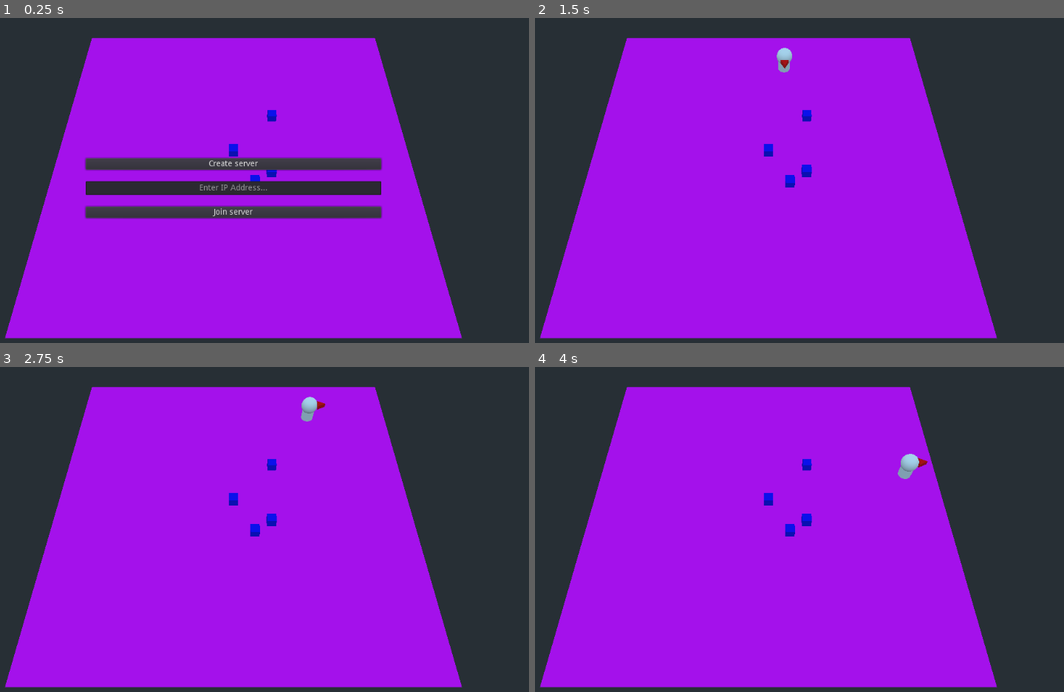
Above: before the commit, frames 1-4 (two rows, left to right).
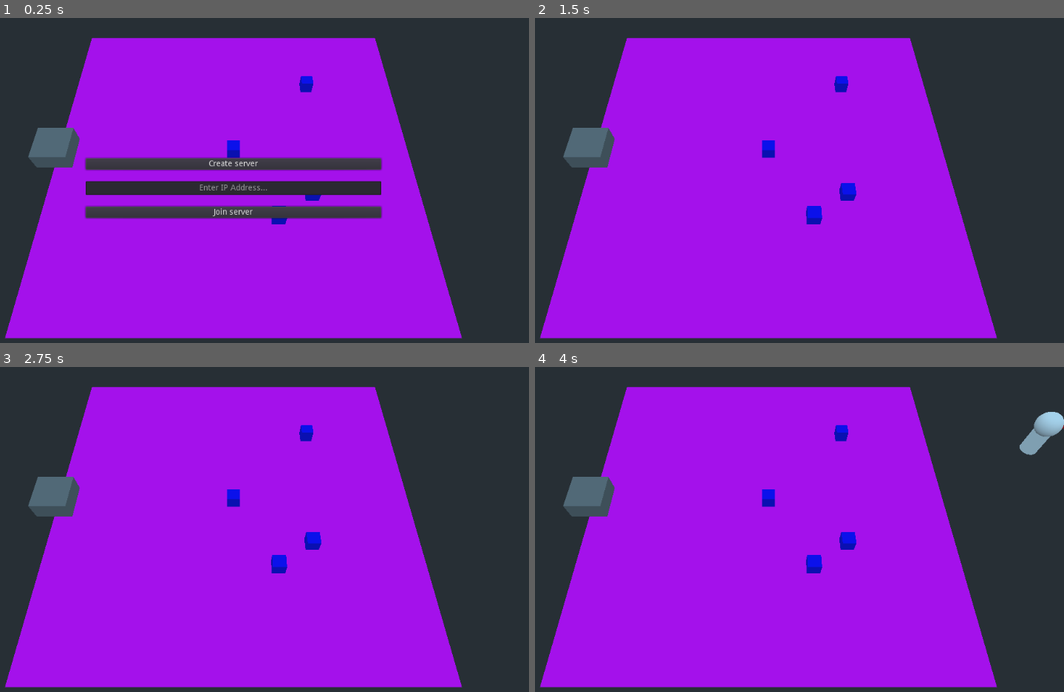
Above: after the commit, the same moments.

Repository: ogilliland/overcooked-warehouse-game
Game: Godot game, scene res://scenes/title_screen.tscn
The game is run twice, just before and just after one commit, with the same random seed, the same clock (stepped at 60 frames per second) and the same inputs.
Inputs (mouse positions are in pixels of both pictures, inside the frame that each line leads up to):
- Up to frame 1 (0.25 s): no input
- Up to frame 2 (1.5 s): click (767, 187) at 0.52 s; type "12" at 0.6 s; click "Create server" at 1.25 s
- Up to frame 3 (2.75 s): tap Enter at 2 s; hold D (move_right) from 2.03 s (still down); hold Space (interact) from 2.03 s (still down)
- Up to frame 4 (4 s): release D (move_right) at 2.78 s; release Space (interact) at 2.78 s; hold S (move_down) 2.78-3.53 s; tap Space (interact) at 2.85 s; hold D (move_right) from 3.53 s (still down); hold Space (interact) from 3.53 s (still down)

The runs differ from the first frame. In frame 1, 1.5% of the frame differs, in the area x 5-61%, y 17-64%; in frame 2, 1.9%; in frame 3, 2.0%; in frame 4, 2.6%, in the area x 5-100%, y 13-64%.

Commit message:
Consistent object scaling

Diff:
--- a/scenes/camera.tscn
+++ b/scenes/camera.tscn
@@ -3,8 +3,8 @@
 [node name="CameraPos" type="Spatial"]
 
 [node name="Pivot" type="Spatial" parent="."]
-transform = Transform( 1, 0, 0, 0, 0.5, 0.866025, 0, -0.866025, 0.5, 0, 0, 0 )
+transform = Transform( 1, 0, 0, 0, 0.5, 0.866025, 0, -0.866025, 0.5, 0, 0, 1.25 )
 
 [node name="Camera" type="Camera" parent="Pivot"]
-transform = Transform( 1, 0, 0, 0, 1, 0, 0, 0, 1, 0, 0, 20 )
+transform = Transform( 1, 0, 0, 0, 1, 0, 0, 0, 1, 0, 0, 10 )
 fov = 50.0
--- a/scenes/game.tscn
+++ b/scenes/game.tscn
@@ -1,11 +1,12 @@
-[gd_scene load_steps=6 format=2]
+[gd_scene load_steps=7 format=2]
 
 [ext_resource path="res://scenes/item.tscn" type="PackedScene" id=1]
 [ext_resource path="res://scenes/camera.tscn" type="PackedScene" id=2]
 [ext_resource path="res://scripts/game.gd" type="Script" id=3]
+[ext_resource path="res://scenes/workstation.tscn" type="PackedScene" id=4]
 
 [sub_resource type="PlaneMesh" id=1]
-size = Vector2( 20, 20 )
+size = Vector2( 10, 10 )
 
 [sub_resource type="SpatialMaterial" id=2]
 albedo_color = Color( 1, 0, 1, 1 )
@@ -14,7 +15,6 @@
 script = ExtResource( 3 )
 
 [node name="CameraPos" parent="." instance=ExtResource( 2 )]
-transform = Transform( 1, 0, 0, 0, 1, 0, 0, 0, 1, 0, 0, 2.5 )
 
 [node name="Floor" type="MeshInstance" parent="."]
 mesh = SubResource( 1 )
@@ -30,3 +30,6 @@
 
 [node name="Item4" parent="." instance=ExtResource( 1 )]
 transform = Transform( 1, 0, 0, 0, 1, 0, 0, 0, 1, 2.30198, 0, -2.55656 )
+
+[node name="Workstation" parent="." instance=ExtResource( 4 )]
+transform = Transform( 1, 0, 0, 0, 1, 0, 0, 0, 1, -5, 0, 0 )
--- a/scenes/item.tscn
+++ b/scenes/item.tscn
@@ -17,7 +17,7 @@
 [sub_resource type="CubeMesh" id=2]
 resource_local_to_scene = true
 material = SubResource( 3 )
-size = Vector3( 0.5, 0.5, 0.5 )
+size = Vector3( 0.35, 0.35, 0.35 )
 
 [node name="Item" type="Spatial" groups=["items"]]
 script = ExtResource( 1 )
@@ -30,6 +30,6 @@
 shape = SubResource( 1 )
 
 [node name="MeshInstance" type="MeshInstance" parent="."]
-transform = Transform( 1, 0, 0, 0, 1, 0, 0, 0, 1, 0, 0.25, 0 )
+transform = Transform( 1, 0, 0, 0, 1, 0, 0, 0, 1, 0, 0.175, 0 )
 mesh = SubResource( 2 )
 material/0 = null
--- a/scenes/player.tscn
+++ b/scenes/player.tscn
@@ -3,29 +3,28 @@
 [ext_resource path="res://scripts/player.gd" type="Script" id=1]
 
 [sub_resource type="CylinderMesh" id=2]
-top_radius = 0.375
-bottom_radius = 0.375
+top_radius = 0.25
+bottom_radius = 0.25
 height = 1.0
 
 [sub_resource type="SphereMesh" id=3]
-radius = 0.5
-height = 1.0
+radius = 0.35
+height = 0.7
 
 [sub_resource type="PrismMesh" id=4]
-size = Vector3( 0.5, 0.5, 0.25 )
+size = Vector3( 0.25, 0.25, 0.125 )
 
 [sub_resource type="SpatialMaterial" id=5]
 albedo_color = Color( 1, 0, 0, 1 )
 
 [sub_resource type="CapsuleShape" id=1]
-radius = 0.5
-height = 0.5
+radius = 0.35
+height = 0.7
 
 [sub_resource type="CylinderShape" id=6]
-radius = 0.6
+radius = 0.4
 
 [sub_resource type="RayShape" id=7]
-length = 1.5
 
 [node name="Player" type="KinematicBody"]
 script = ExtResource( 1 )
@@ -41,12 +40,12 @@
 material/0 = null
 
 [node name="Facing" type="MeshInstance" parent="."]
-transform = Transform( 1, 0, 0, 0, -4.37114e-08, -1, 0, 1, -4.37114e-08, 0, 1, 0.75 )
+transform = Transform( 1, 0, 0, 0, -4.37114e-08, -1, 0, 1, -4.37114e-08, 0, 1, 0.5 )
 mesh = SubResource( 4 )
 material/0 = SubResource( 5 )
 
 [node name="CollisionShape" type="CollisionShape" parent="."]
-transform = Transform( 1, 0, 0, 0, -4.37114e-08, 1, 0, -1, -4.37114e-08, 0, 0.75, 0 )
+transform = Transform( 1, 0, 0, 0, -4.37114e-08, 1, 0, -1, -4.37114e-08, 0, 0.7, 0 )
 shape = SubResource( 1 )
 
 [node name="Tween" type="Tween" parent="."]
@@ -67,7 +66,7 @@
 shape = SubResource( 7 )
 
 [node name="HeldItem" type="Spatial" parent="."]
-transform = Transform( 1, 0, 0, 0, 1, 0, 0, 0, 1, 0, 0.5, 0.75 )
+transform = Transform( 1, 0, 0, 0, 1, 0, 0, 0, 1, 0, 0.5, 0.5 )
 
 [connection signal="timeout" from="NetworkTickRate" to="." method="_on_network_tick_rate_timeout"]
 [connection signal="area_entered" from="InteractionArea" to="." method="_on_interaction_area_entered"]
--- /dev/null
+++ b/scenes/workstation.tscn
@@ -0,0 +1,40 @@
+[gd_scene load_steps=6 format=2]
+
+[ext_resource path="res://scripts/workstation.gd" type="Script" id=1]
+
+[sub_resource type="BoxShape" id=3]
+extents = Vector3( 0.5, 0.25, 0.5 )
+
+[sub_resource type="BoxShape" id=4]
+extents = Vector3( 0.6, 1, 0.6 )
+
+[sub_resource type="SpatialMaterial" id=2]
+resource_local_to_scene = true
+albedo_color = Color( 0.501961, 0.501961, 0.501961, 1 )
+emission_enabled = true
+emission = Color( 1, 1, 1, 1 )
+emission_energy = 0.0
+emission_operator = 0
+emission_on_uv2 = false
+
+[sub_resource type="CubeMesh" id=1]
+material = SubResource( 2 )
+size = Vector3( 1, 0.5, 1 )
+
+[node name="Workstation" type="StaticBody"]
+script = ExtResource( 1 )
+
+[node name="CollisionShape" type="CollisionShape" parent="."]
+transform = Transform( 1, 0, 0, 0, 1, 0, 0, 0, 1, 0, 0.25, 0 )
+shape = SubResource( 3 )
+
+[node name="Area" type="Area" parent="."]
+
+[node name="CollisionShape" type="CollisionShape" parent="Area"]
+transform = Transform( 1, 0, 0, 0, 1, 0, 0, 0, 1, 0, 1, 0 )
+shape = SubResource( 4 )
+
+[node name="MeshInstance" type="MeshInstance" parent="."]
+transform = Transform( 1, 0, 0, 0, 1, 0, 0, 0, 1, 0, 0.25, 0 )
+mesh = SubResource( 1 )
+material/0 = null
--- /dev/null
+++ b/scripts/workstation.gd
@@ -0,0 +1,18 @@
+extends Spatial
+
+# TO DO - update this when real meshes are defined
+# Also make sure "local to scene" is enabled on the material for glow to work
+onready var mesh_array = [
+	$MeshInstance
+]
+
+# TO DO - synchronise item positions when new player connects?
+# Or we can avoid this by starting all players at same state (lobby) and hoping for no desync!
+
+func glow_enable() -> void:
+	for mesh_instance in mesh_array:
+		mesh_instance.mesh.surface_get_material(0).emission_energy = 0.05
+
+func glow_disable() -> void:
+	for mesh_instance in mesh_array:
+		mesh_instance.mesh.surface_get_material(0).emission_energy = 0.0
